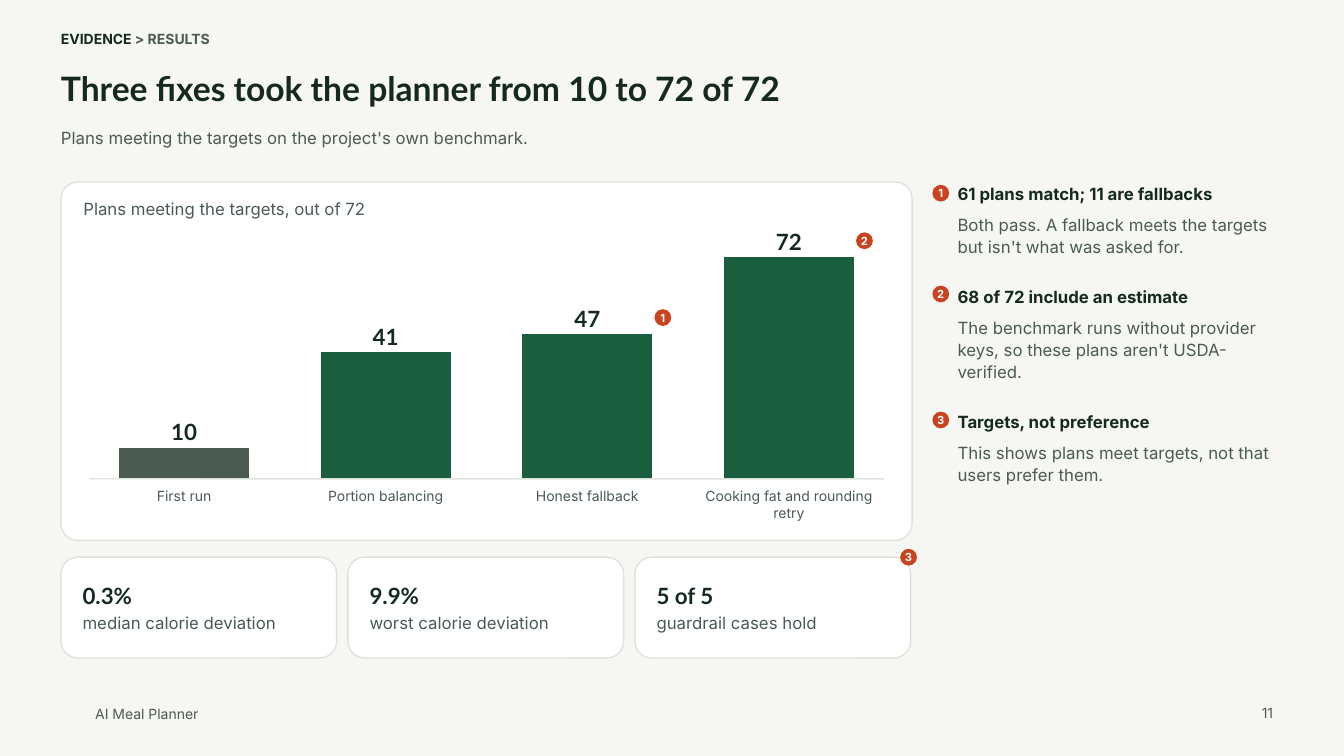
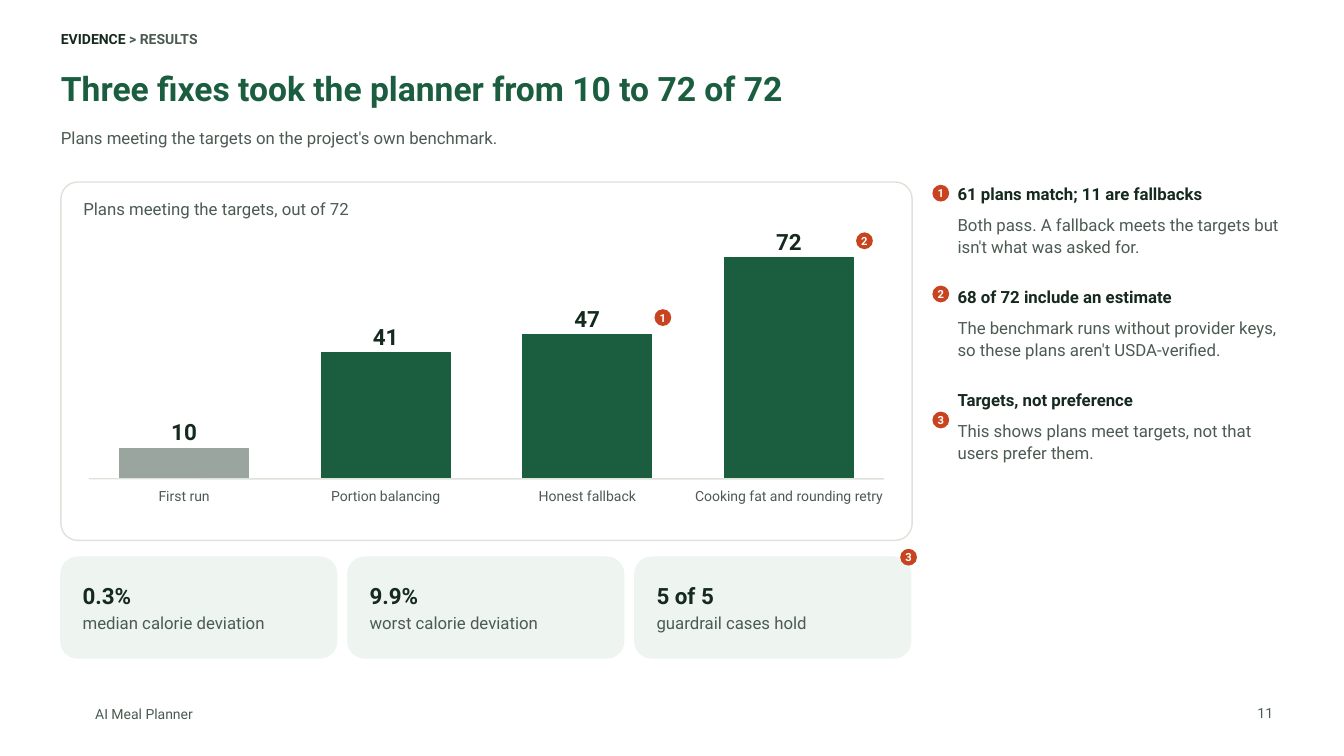
Before and after one commit to tuannm3812/ai-meal-planner, a slide deck: slide 11 of docs/showcase/ai-meal-planner-deck.pptx. Drawn at 1344x756 pixels with LibreOffice and Linux fonts; fonts in the diff are those of the drawing; background and template pictures are left out. Boxes give left, top, right and bottom in pixels: in the first picture for what was removed or moved away, otherwise in the second. Text is boxed around its words. In the diff, an @@ line names an element or a change of style, - is before the commit and + after.

```diff
--- a/docs/showcase/ai-meal-planner-deck.pptx
+++ b/docs/showcase/ai-meal-planner-deck.pptx
@@ background #F6F7F2 to #FFFFFF @@
@@ title "Three fixes took the planner ..." at (x1=61, y1=75, x2=783, y2=108): font Lato to Roboto, text colour #15291F to #1B5E3F @@
@@ font Lato to Roboto in 3 elements at (x1=171, y1=424, x2=197, y2=441), (x1=373, y1=329, x2=399, y2=345), (x1=574, y1=311, x2=600, y2=327) @@
@@ rectangle at (x1=120, y1=449, x2=249, y2=479): fill #4B5B52 to #9AA5A0; outline #4B5B52 0.5 pt to #9AA5A0 0.5 pt @@
@@ rounded rectangle "0.3%" at (x1=60, y1=558, x2=337, y2=658): font Lato to Roboto in "0.3%"; font Inter to Roboto in "median calorie deviation"; fill #FFFFFF to #EEF4EF; outline #DDE3DA 1 pt to #EEF4EF 1 pt @@
@@ rounded rectangle "9.9%" at (x1=348, y1=558, x2=624, y2=658): font Lato to Roboto in "9.9%"; font Inter to Roboto in "worst calorie deviation"; fill #FFFFFF to #EEF4EF; outline #DDE3DA 1 pt to #EEF4EF 1 pt @@
@@ rounded rectangle "5 of 5" at (x1=635, y1=558, x2=911, y2=658): font Lato to Roboto in "5 of 5"; font Inter to Roboto in "guardrail cases hold"; fill #FFFFFF to #EEF4EF; outline #DDE3DA 1 pt to #EEF4EF 1 pt @@
@@ font Inter to Roboto in 13 elements at (x1=61, y1=34, x2=198, y2=44), (x1=61, y1=131, x2=497, y2=148), (x1=83, y1=202, x2=349, y2=219), (x1=159, y1=491, x2=210, y2=501), (x1=331, y1=490, x2=440, y2=504), (x1=539, y1=490, x2=636, y2=501), (x1=695, y1=490, x2=883, y2=504), (x1=654, y1=310, x2=671, y2=327), (x1=900, y1=548, x2=918, y2=566), (x1=958, y1=218, x2=1278, y2=463), (x1=933, y1=185, x2=950, y2=202), (x1=1257, y1=708, x2=1273, y2=718), (x1=95, y1=708, x2=193, y2=719) @@
```
Also in this commit, not shown: 12 other slides changed, 1 slide added, 1 slide removed, 9 other files.
